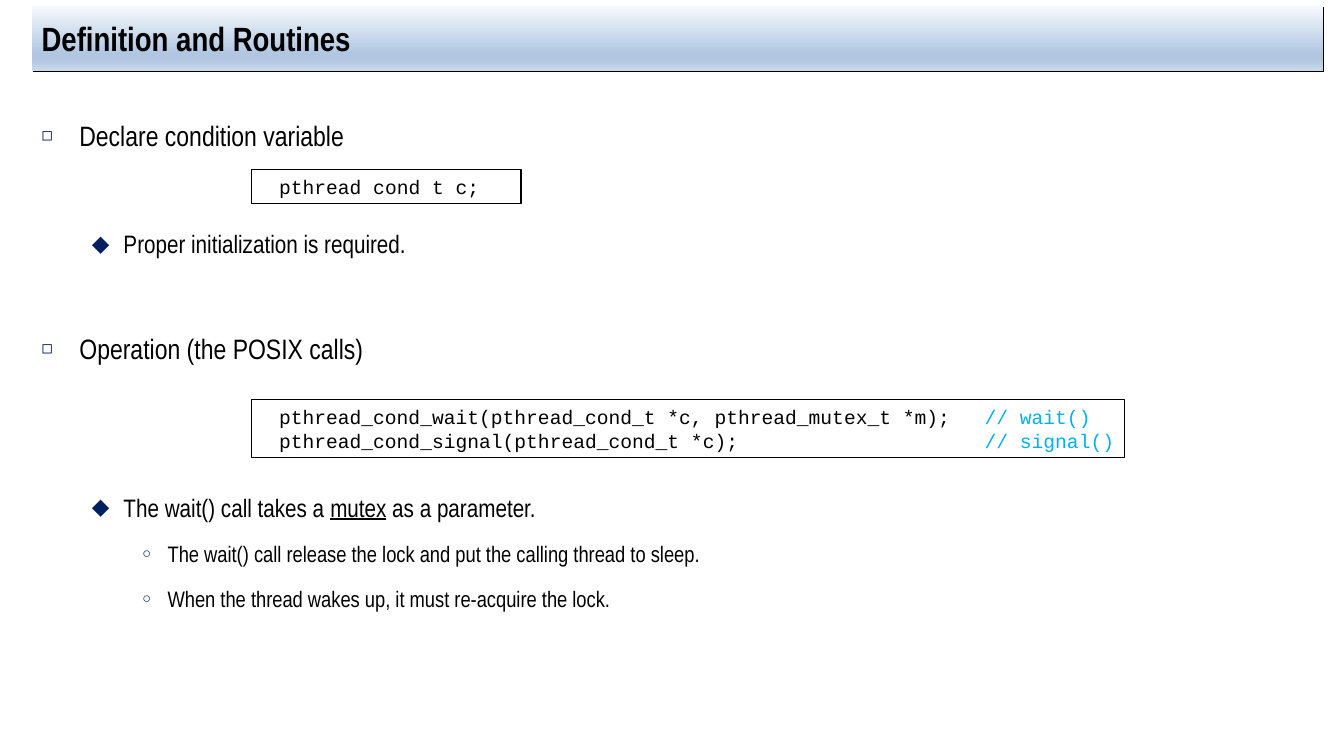
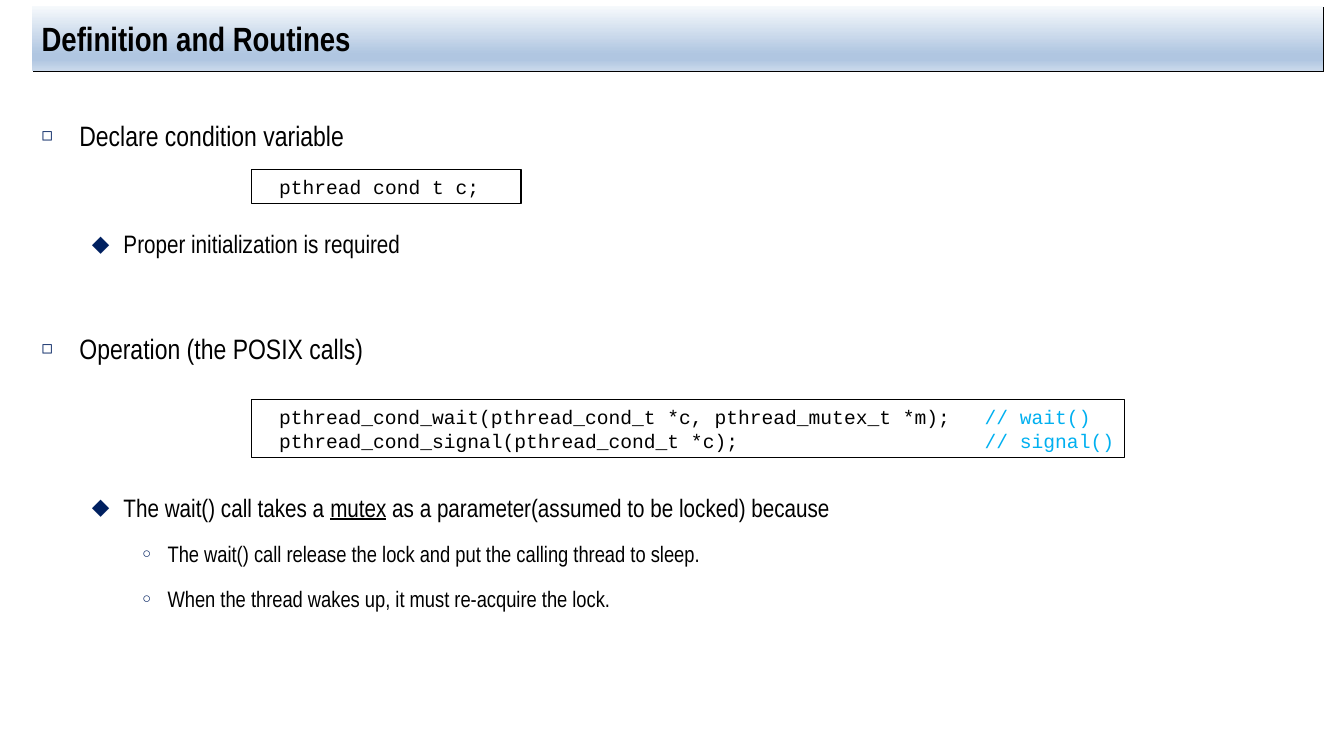
Before and after one commit to jachermocilla/extra-course-materials, a slide deck: slide 9 of cmsc125/ostep/slides/02.Concurrency/30.Condition_Variables.pptx. Drawn at 1344x756 pixels with LibreOffice and Linux fonts; fonts in the diff are those of the drawing. Boxes give left, top, right and bottom in pixels: in the first picture for what was removed or moved away, otherwise in the second. Text is boxed around its words. In the diff, an @@ line names an element or a change of style, - is before the commit and + after.

```diff
--- a/cmsc125/ostep/slides/02.Concurrency/30.Condition_Variables.pptx
+++ b/cmsc125/ostep/slides/02.Concurrency/30.Condition_Variables.pptx
@@ text at (x1=123, y1=234, x2=400, y2=259): text changed @@
-  ⬥ Proper initialization is required.
+  ⬥ Proper initialization is required
@@ text at (x1=123, y1=498, x2=829, y2=523): text changed @@
-  ⬥ The wait() call takes a mutex as a parameter.
+  ⬥ The wait() call takes a mutex as a parameter(assumed to be locked) because
```
Also in this commit, not shown: 16 other slides changed, 2 other files.
